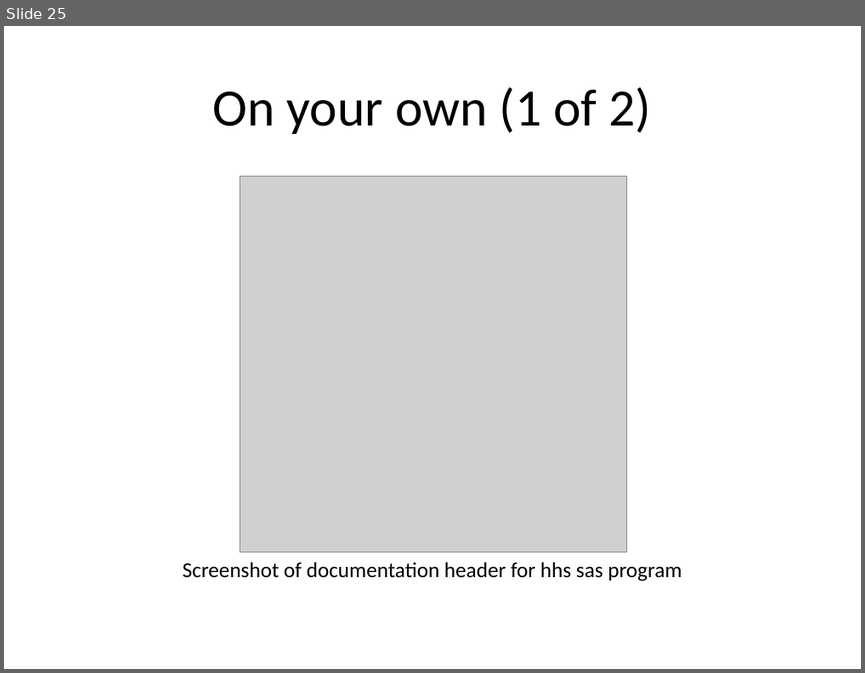
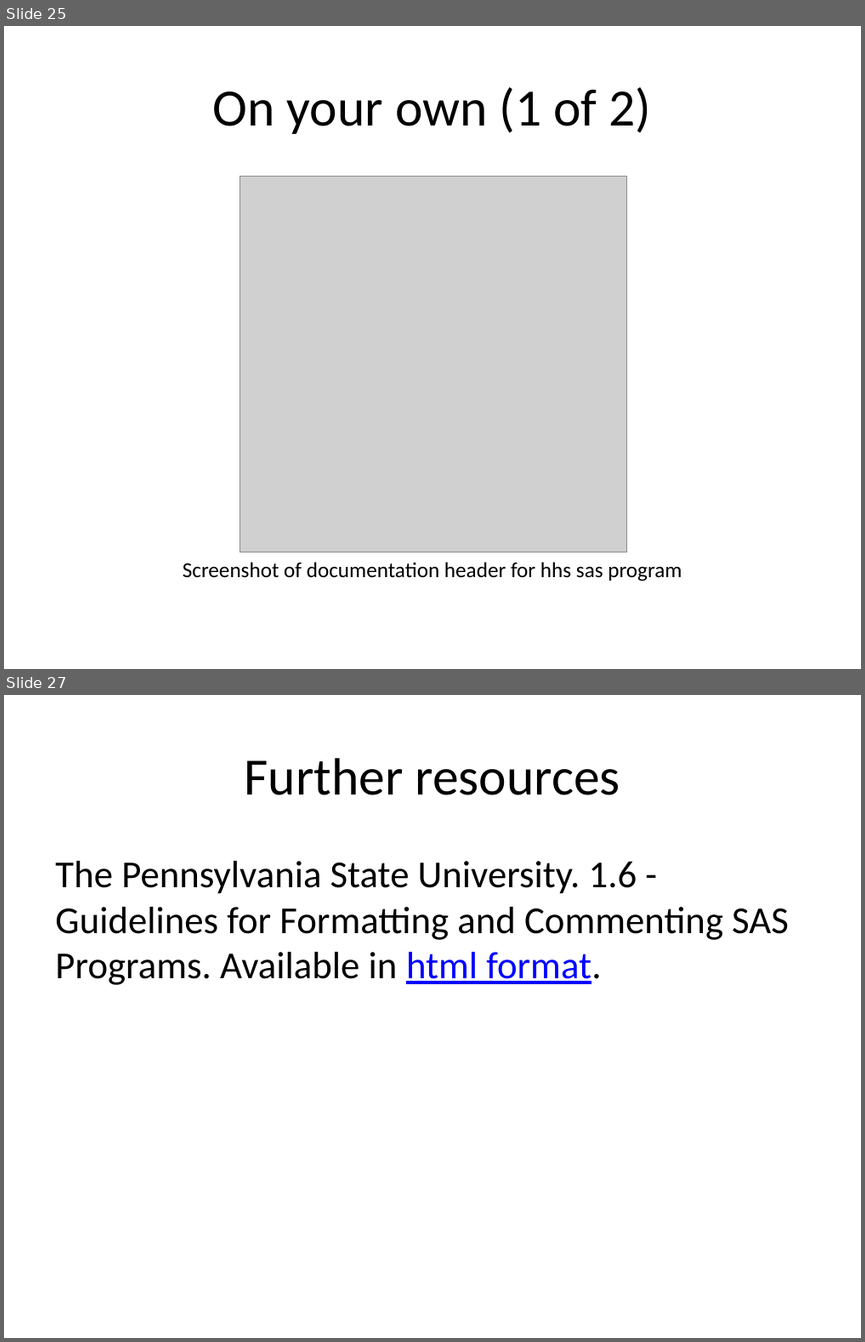
Before and after one commit to pmean/introduction-to-SAS, a slide deck: basics0/src/good-documentation.pptx. Shown one above the other, each under a label of ours: slide 25 before the commit, slides 25 and 27 after it; the slides between them are not shown. The pictures are 865x673 and 865x1342 pixels, drawn with LibreOffice and Linux fonts; fonts in the diff are those of the drawing; grey boxes stand for pictures. Boxes give left, top, right and bottom in pixels: in the first picture for what was removed or moved away, otherwise in the second. Text is boxed around its words. In the diff, an @@ line names an element or a change of style, - is before the commit and + after.

```diff
--- a/basics0/src/good-documentation.pptx
+++ b/basics0/src/good-documentation.pptx
@@ slide 27 added at box(4, 695, 861, 1338), background #FFFFFF @@
@@ title added at box(244, 758, 619, 795), 44 pt, text #000000 @@
+Further resources
@@ text added at box(55, 861, 789, 985), 32 pt, text #000000 @@
+The Pennsylvania State University. 1.6 - Guidelines for Formatting and Commenting SAS Programs. Available in html format.
```
Also in this commit, not shown: 2 slides changed, 17 other files.
